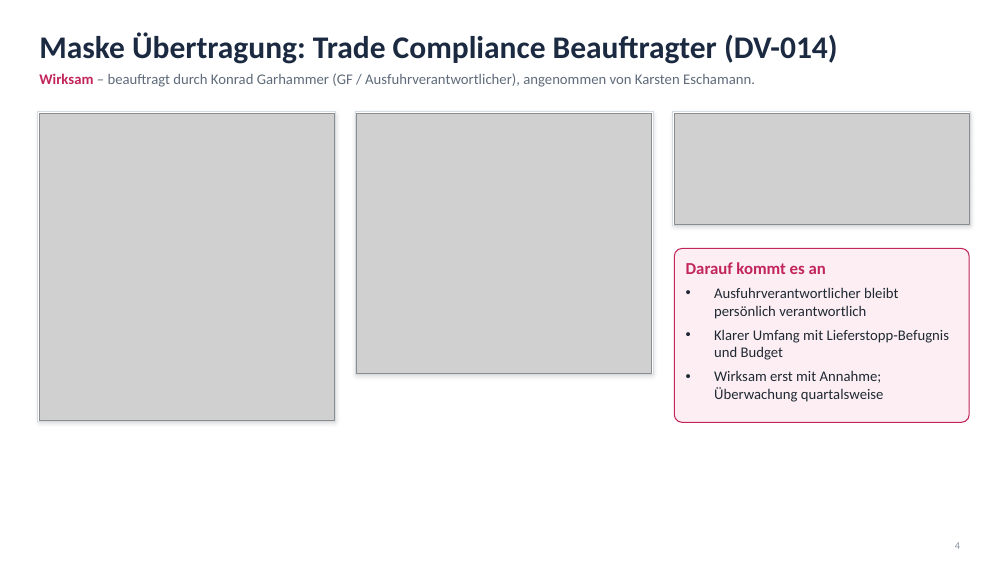
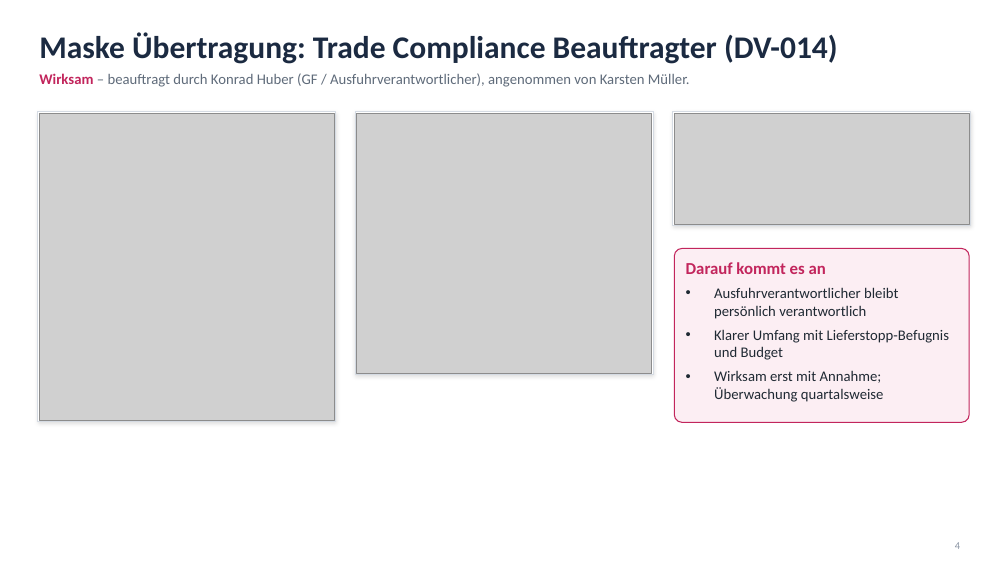
Before and after one commit to anOBdrMRas/GRC2, a slide deck: slide 4 of docs/folien-organisationsmodell.pptx. Drawn at 1008x567 pixels with LibreOffice and Linux fonts; fonts in the diff are those of the drawing; grey boxes stand for pictures. Boxes give left, top, right and bottom in pixels: in the first picture for what was removed or moved away, otherwise in the second. Text is boxed around its words. In the diff, an @@ line names an element or a change of style, - is before the commit and + after.

```diff
--- a/docs/folien-organisationsmodell.pptx
+++ b/docs/folien-organisationsmodell.pptx
@@ text at box(39, 73, 690, 87): text changed @@
-Wirksam – beauftragt durch Konrad Garhammer (GF / Ausfuhrverantwortlicher), angenommen von Karsten Eschamann.
+Wirksam – beauftragt durch Konrad Huber (GF / Ausfuhrverantwortlicher), angenommen von Karsten Müller.
```
Also in this commit, not shown: 3 other slides changed, 1 other file.
